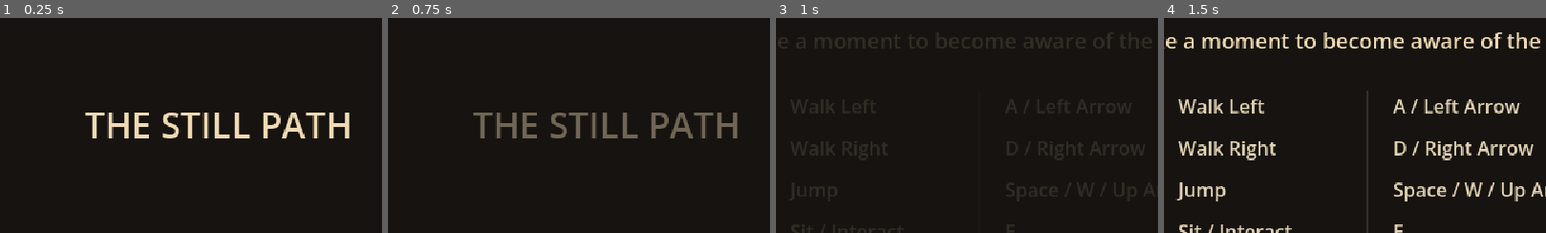
Above: before the commit, frames 1-4 (left to right).
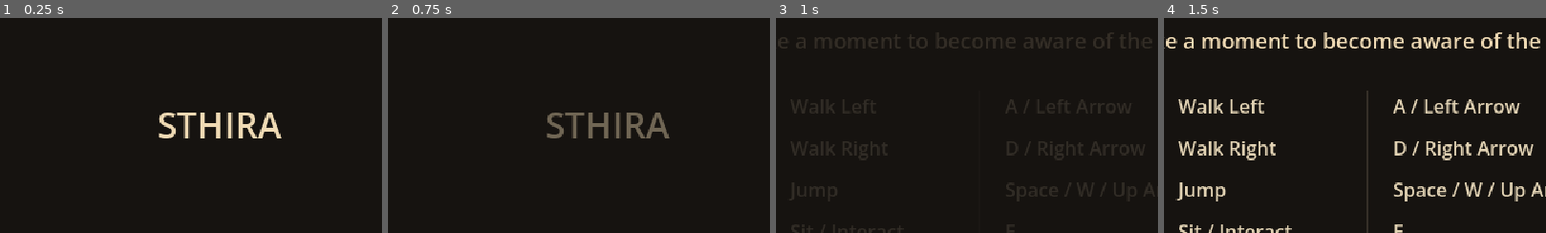
Above: after the commit, the same moments.

Repository: MariusHeider/the-still-path
Game: Godot game, scene res://Scenes/title.tscn
Same seed, same stepped clock (60 frames per second), same inputs: the game is played once before the commit and once after it. Sound files missing from this copy of the repository are replaced by a short silence.
Inputs (mouse positions are % of the whole screen's width and height, from its top left):
- Up to frame 1 (0.25 s): no input
- Up to frame 2 (0.75 s): tap Enter at 0.5 s; move the mouse to (72, 45) at 0.52 s; hold D (move_right) from 0.53 s (still down); tap E (interact) at 0.6 s; click (72, 45) at 0.67 s
- Up to frame 3 (1 s): keep holding D (move_right); tap Space (jump) at 0.77 s
- Up to frame 4 (1.5 s): keep holding D (move_right); tap Enter at 1.25 s; move the mouse to (30, 55) at 1.27 s; tap E (interact) at 1.35 s
The pictures show only the part of the screen within x 21-71%, y 18-68%; the shares and areas given below are measured in that part.

The runs differ from the first frame. In frame 1, 4.2% of the frame differs, in the area x 22-92%, y 44-56%; in frame 2, 3.7%; in frame 3, nothing differs; in frame 4, nothing differs.

Commit message:
Rename game to Sthira

Diff:
--- a/Scenes/title.tscn
+++ b/Scenes/title.tscn
@@ -32,7 +32,7 @@
 offset_bottom = 176.0
 theme_override_colors/font_color = Color(0.937, 0.855, 0.706, 1)
 theme_override_font_sizes/font_size = 30
-text = "THE STILL PATH"
+text = "STHIRA"
 horizontal_alignment = 1
 
 [node name="Prompt" type="Label" parent="TitleStage" unique_id=2048509611]
--- a/project.godot
+++ b/project.godot
@@ -10,7 +10,7 @@
 
 [application]
 
-config/name="The Still Path"
+config/name="Sthira"
 run/main_scene="res://Scenes/title.tscn"
 config/features=PackedStringArray("4.6", "GL Compatibility")
 config/icon="res://icon.svg"
Not shown, changed: docs/index.html
Not shown, changed: docs/index.pck
